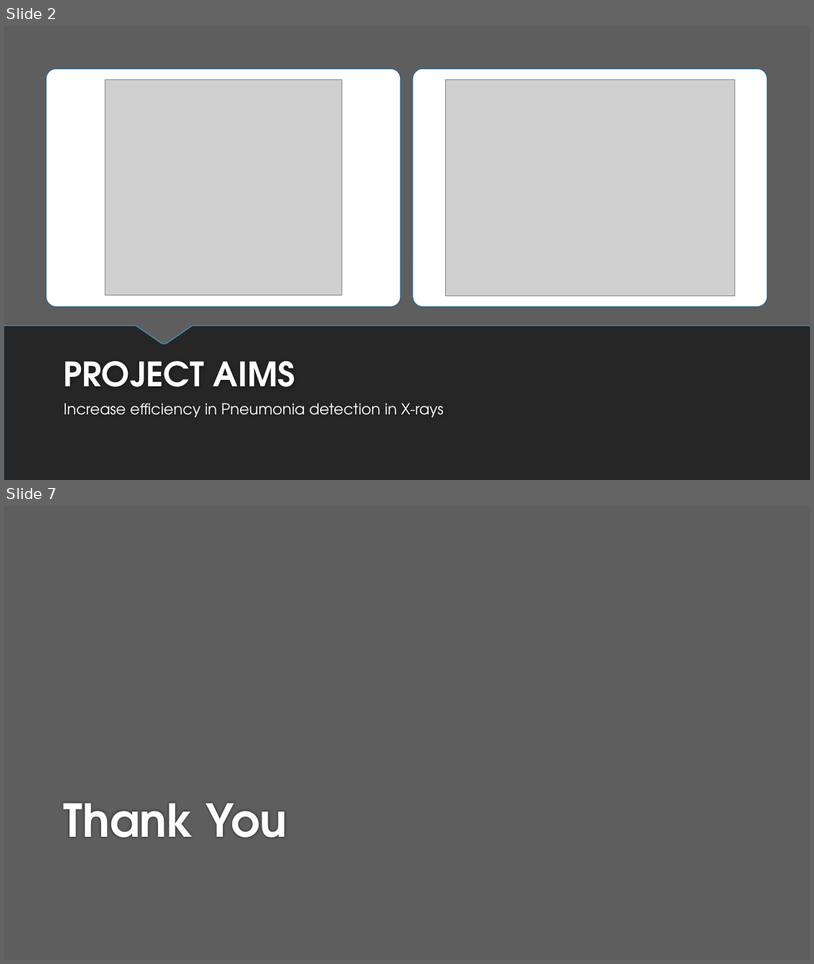
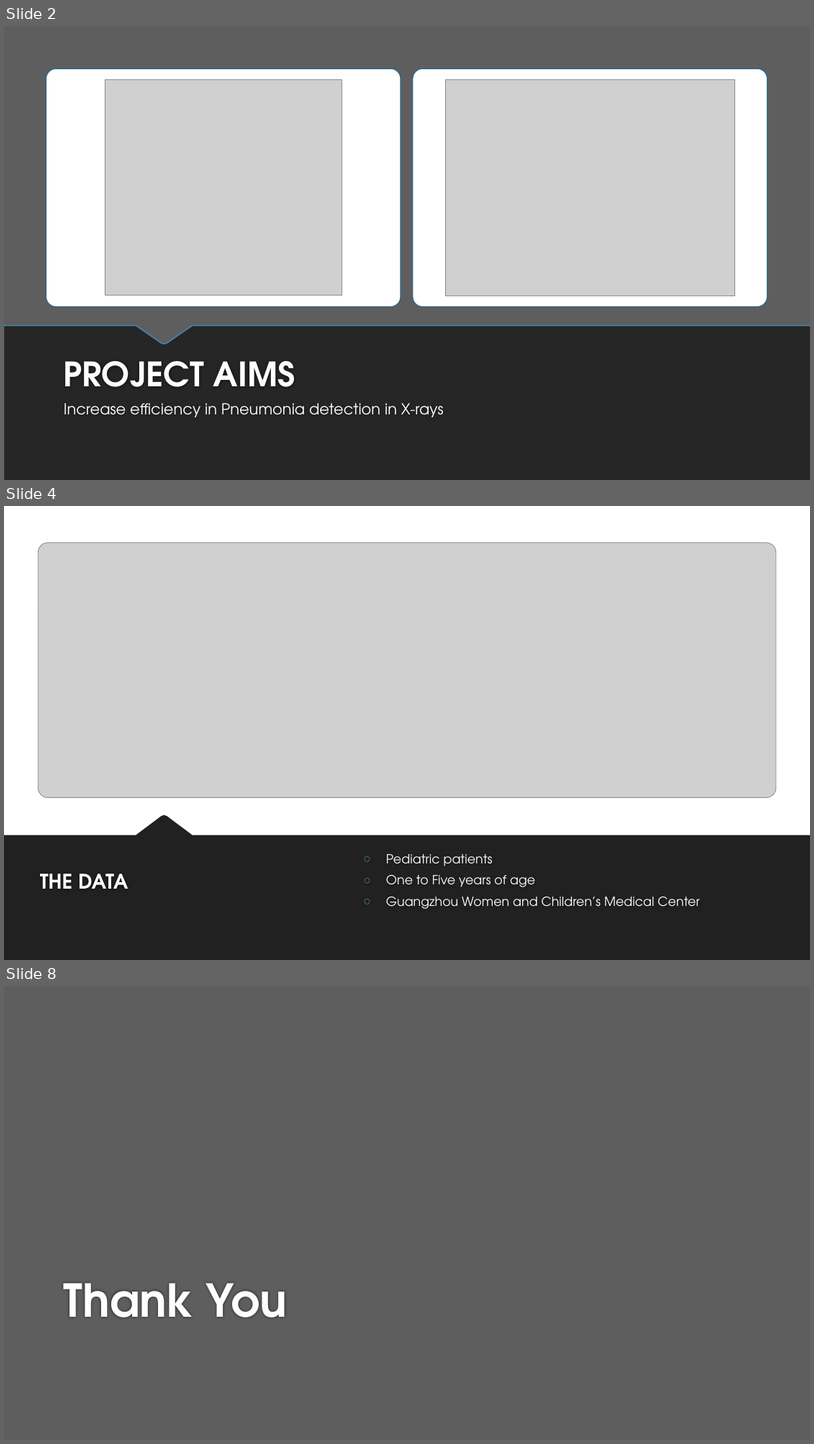
Before and after one commit to asadrahman0094/PneumoniaNeuralNetwork, a slide deck: module 4 final project.pptx. Shown one above the other, each under a label of ours: slides 2 and 7 before the commit, slides 2, 4 and 8 after it; the slides between them are not shown. The pictures are 814x964 and 814x1444 pixels, drawn with LibreOffice and Linux fonts; fonts in the diff are those of the drawing; grey boxes stand for pictures; background and template pictures are left out. Boxes give left, top, right and bottom in pixels: in the first picture for what was removed or moved away, otherwise in the second. Text is boxed around its words. In the diff, an @@ line names an element or a change of style, - is before the commit and + after.

```diff
--- a/module 4 final project.pptx
+++ b/module 4 final project.pptx
@@ slide 4 added at (4, 506, 810, 960), background #FFFFFF @@
@@ picture added at (38, 543, 777, 798) @@
@@ freeform shape added at (4, 815, 810, 960), fill #212121 @@
@@ text added at (386, 854, 700, 908), 15 pt, text #FEFEFE @@
+○ Pediatric patients
+○ One to Five years of age
+○ Guangzhou Women and Children’s Medical Center
@@ title added at (40, 873, 128, 888), 24 pt, text #FEFEFE, bold @@
+THE DATA
@@ what was slide 7 is now slide 8 @@
```
Also in this commit, not shown: 2 slides changed, 1 other file.
